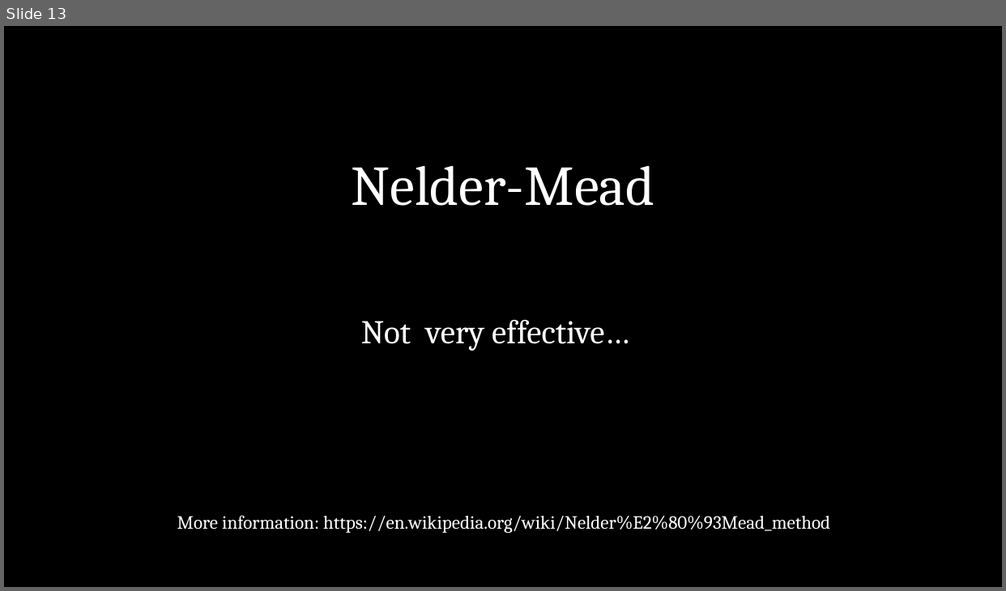
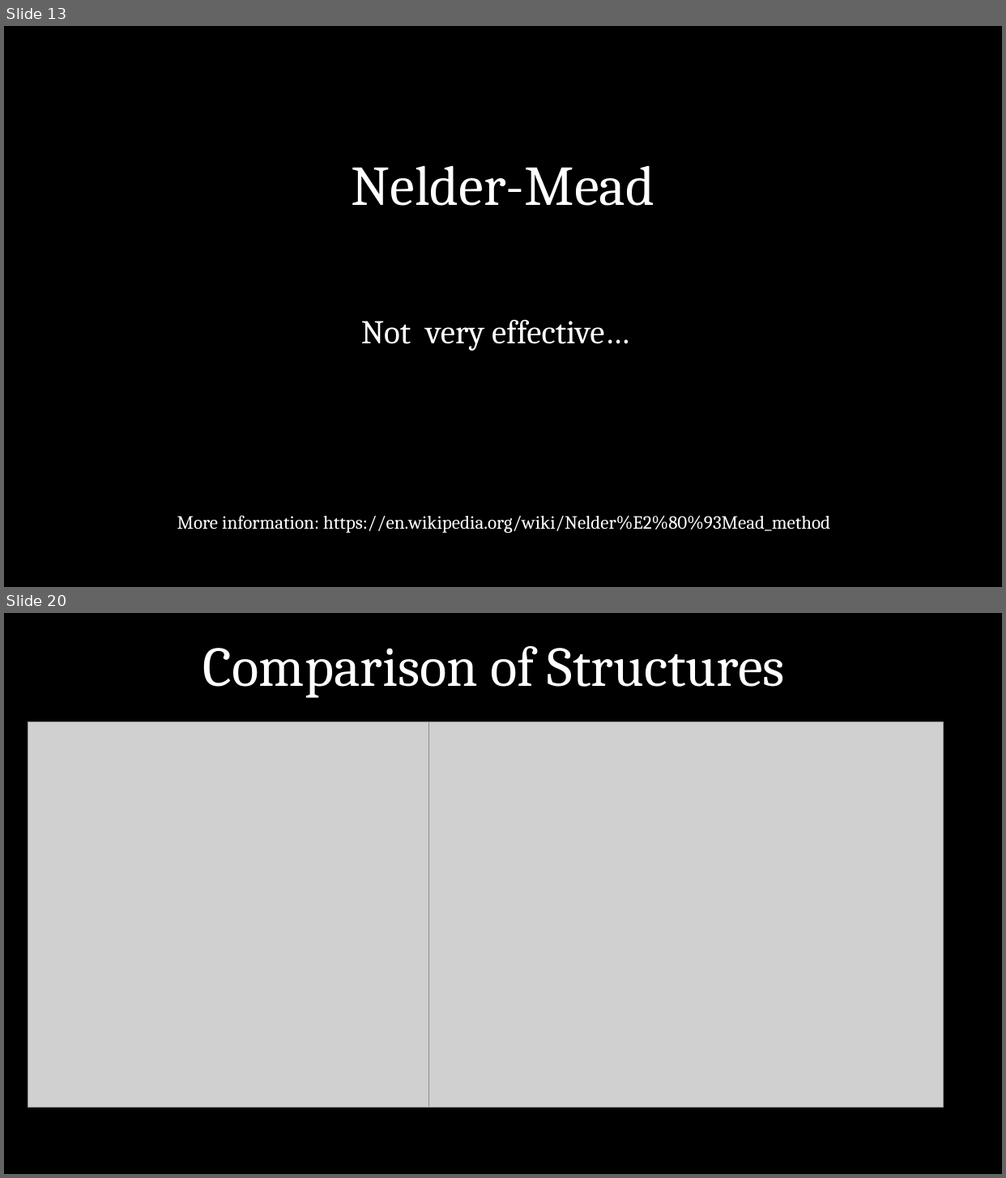
Before and after one commit to stephen-bapple/numerical-analysis, a slide deck: Lennard-Jones Structures.pptx. Shown one above the other, each under a label of ours: slide 13 before the commit, slides 13 and 20 after it; the slides between them are not shown. The pictures are 1006x591 and 1006x1178 pixels, drawn with LibreOffice and Linux fonts; fonts in the diff are those of the drawing; grey boxes stand for pictures. Boxes give left, top, right and bottom in pixels: in the first picture for what was removed or moved away, otherwise in the second. Text is boxed around its words. In the diff, an @@ line names an element or a change of style, - is before the commit and + after.

```diff
--- a/Lennard-Jones Structures.pptx
+++ b/Lennard-Jones Structures.pptx
@@ slide 20 added at bbox=[4, 613, 1002, 1174], background #000000 @@
@@ title added at bbox=[203, 646, 785, 698], 54 pt, text #FFFFFF @@
+Comparison of Structures
@@ picture added at bbox=[28, 722, 543, 1108] @@
@@ picture added at bbox=[428, 722, 943, 1108] @@
```
Also in this commit, not shown: 3 slides changed, 15 other slides added, 29 slides removed, 14 other files.
